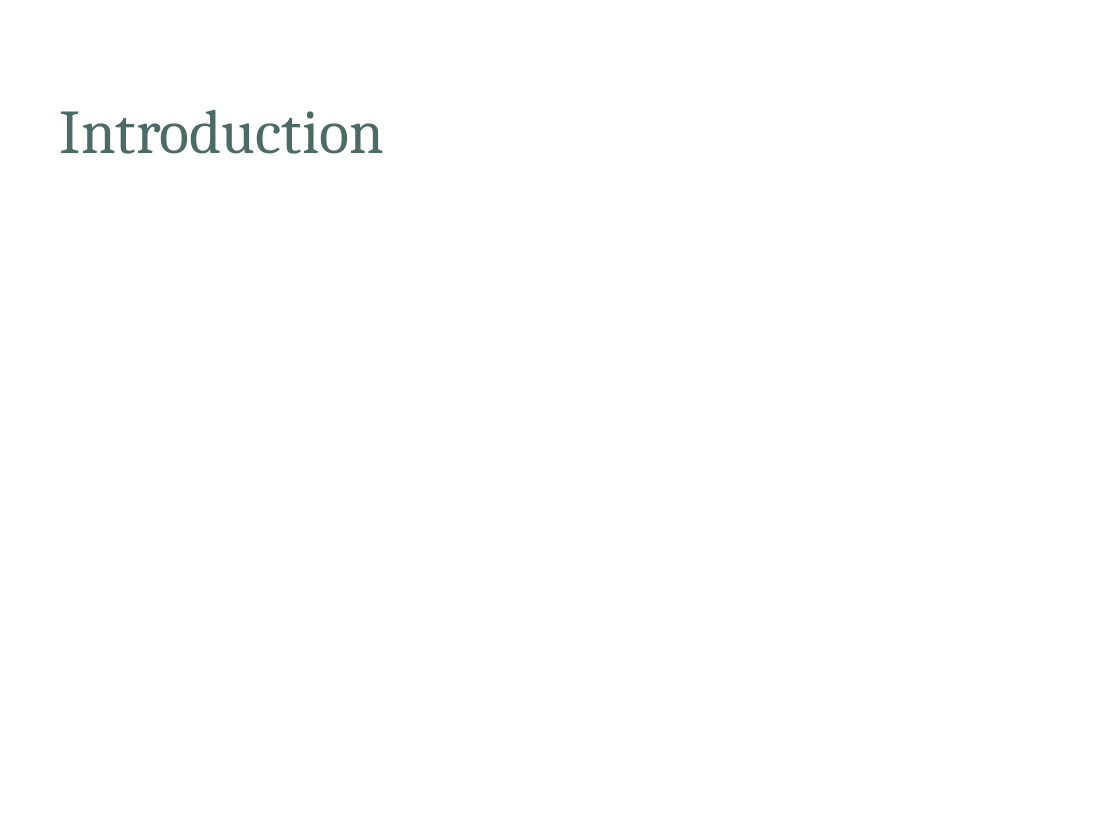
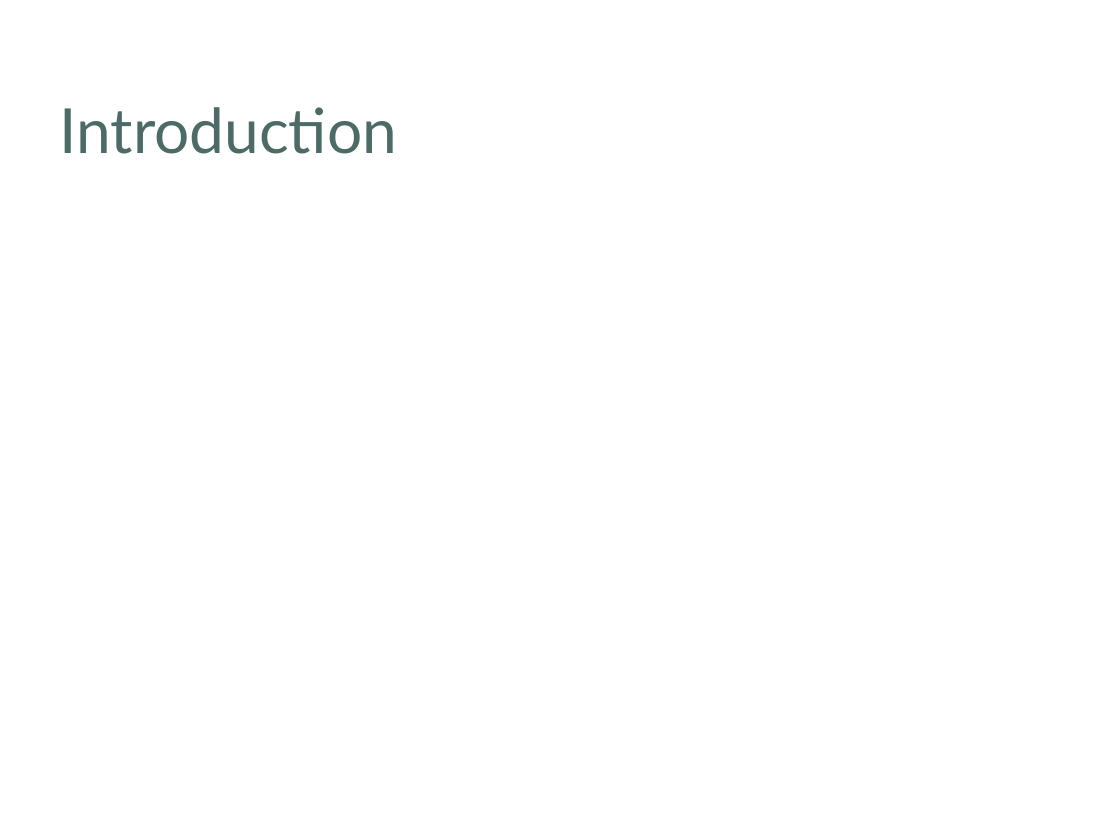
Before and after one commit to khulaifi95/ACS, a slide deck: slide 3 of Project/Presentation/Draft_Presentation.ppt. Drawn at 1120x840 pixels with LibreOffice and Linux fonts; fonts in the diff are those of the drawing; background and template pictures are left out. Boxes give left, top, right and bottom in pixels: in the first picture for what was removed or moved away, otherwise in the second. Text is boxed around its words. In the diff, an @@ line names an element or a change of style, - is before the commit and + after.

```diff
--- a/Project/Presentation/Draft_Presentation.ppt
+++ b/Project/Presentation/Draft_Presentation.ppt
@@ title "Introduction" at bbox=[60, 107, 397, 154]: font Cambria to Lato @@
```
Also in this commit, not shown: 1 other slide changed, 19 slides added, 1 slide removed.
